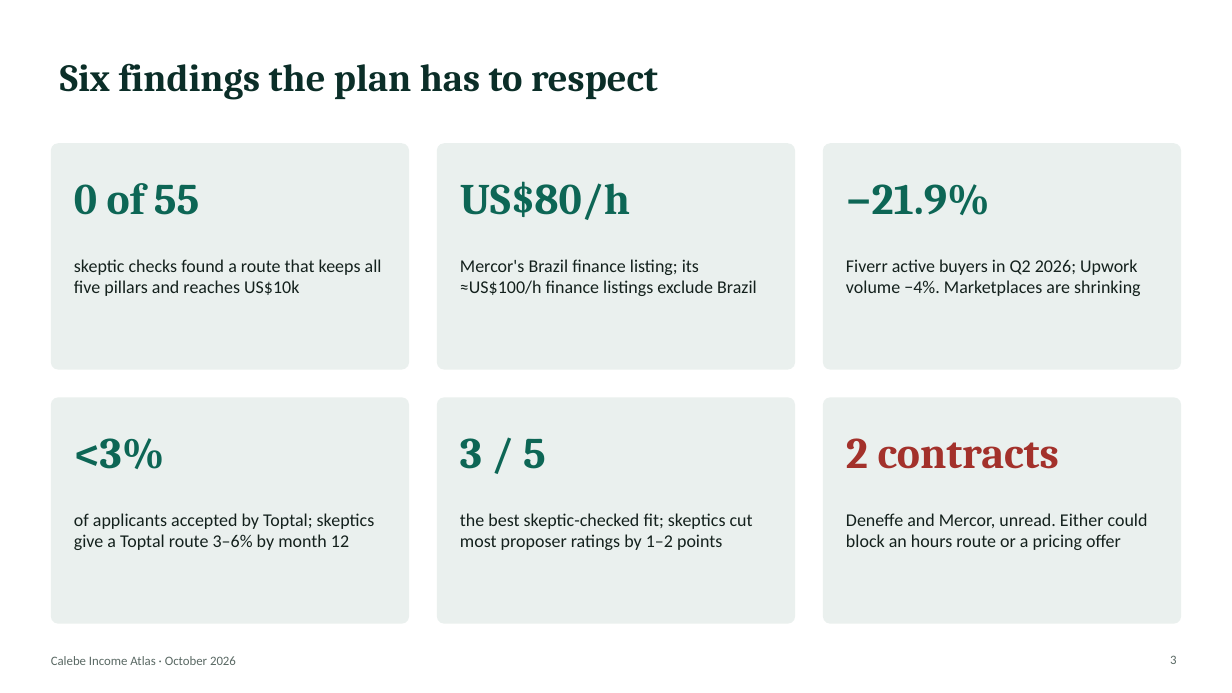
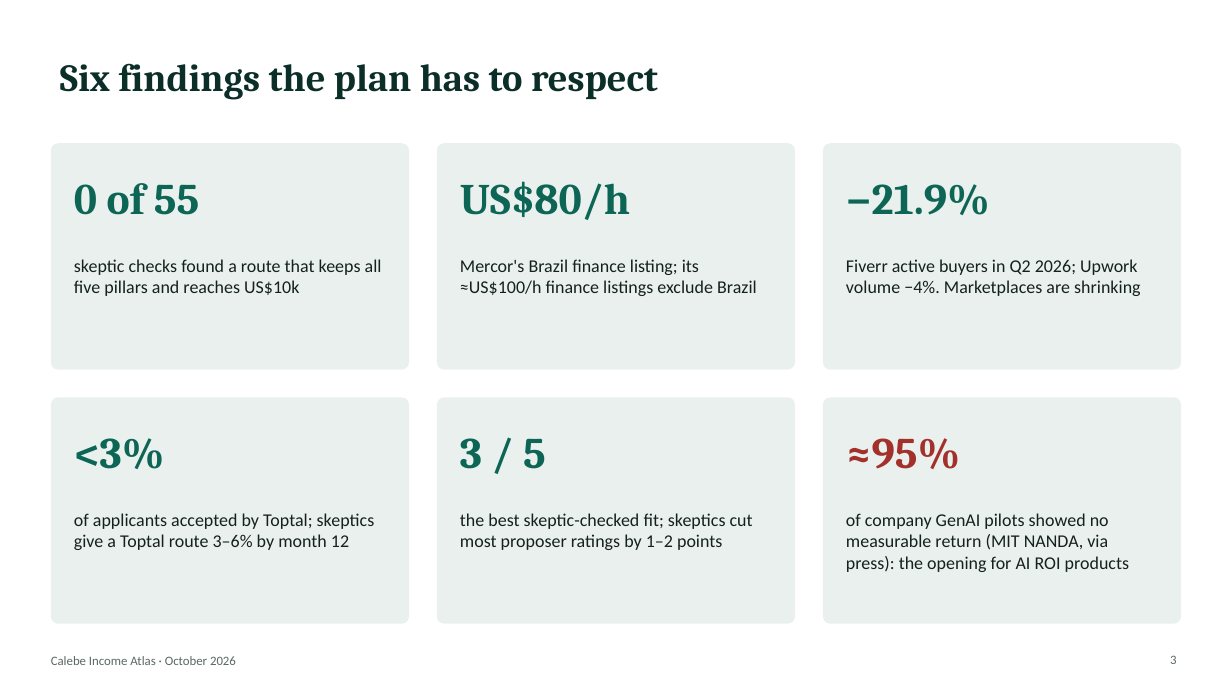
Before and after one commit to algarcalebe-web/legendary-bassoon, a slide deck: slide 3 of research/Calebe_Income_Atlas.pptx. Drawn at 1232x693 pixels with LibreOffice and Linux fonts; fonts in the diff are those of the drawing. Boxes give left, top, right and bottom in pixels: in the first picture for what was removed or moved away, otherwise in the second. Text is boxed around its words. In the diff, an @@ line names an element or a change of style, - is before the commit and + after.

```diff
--- a/research/Calebe_Income_Atlas.pptx
+++ b/research/Calebe_Income_Atlas.pptx
@@ text at (x1=846, y1=438, x2=960, y2=469): text changed @@
-2 contracts
+≈95%
@@ text at (x1=846, y1=513, x2=1129, y2=572): text changed @@
-Deneffe and Mercor, unread. Either could block an hours route or a pricing offer
+of company GenAI pilots showed no measurable return (MIT NANDA, via press): the opening for AI ROI products
```
Also in this commit, not shown: 6 other slides changed, 2 other files.
